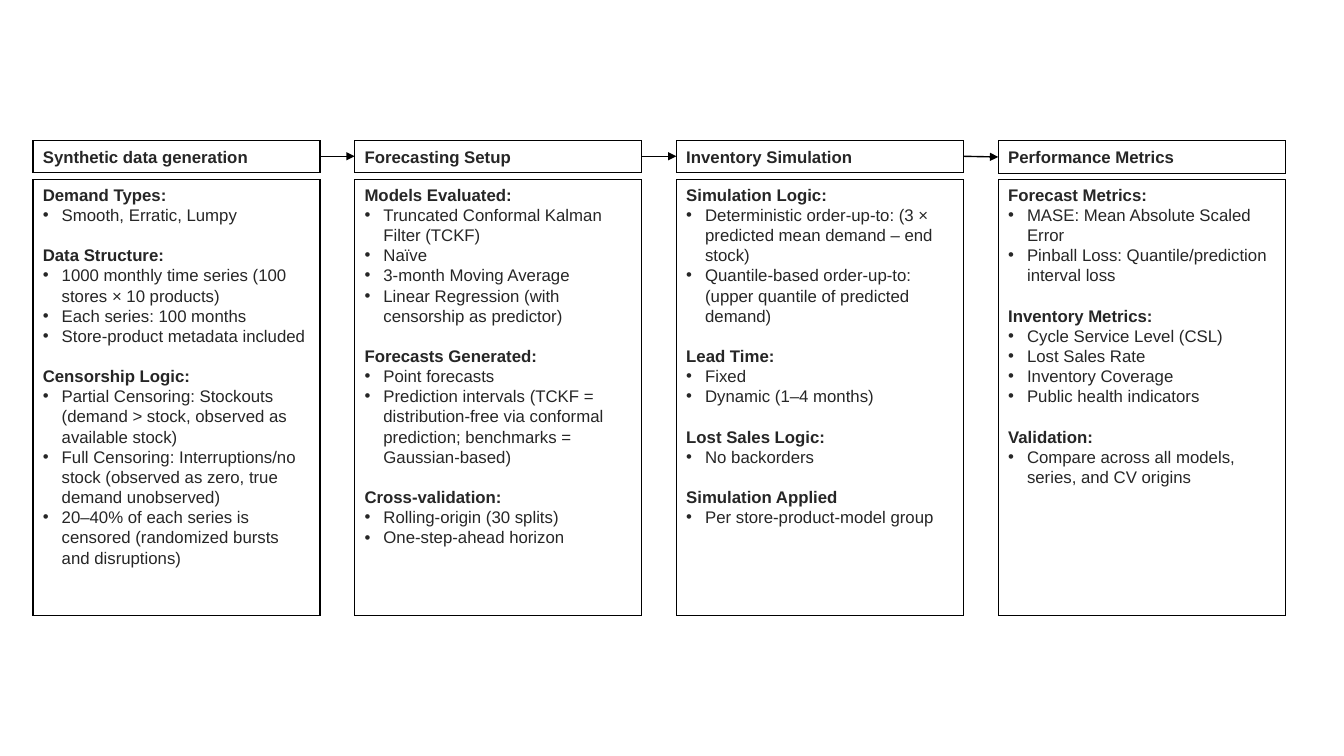
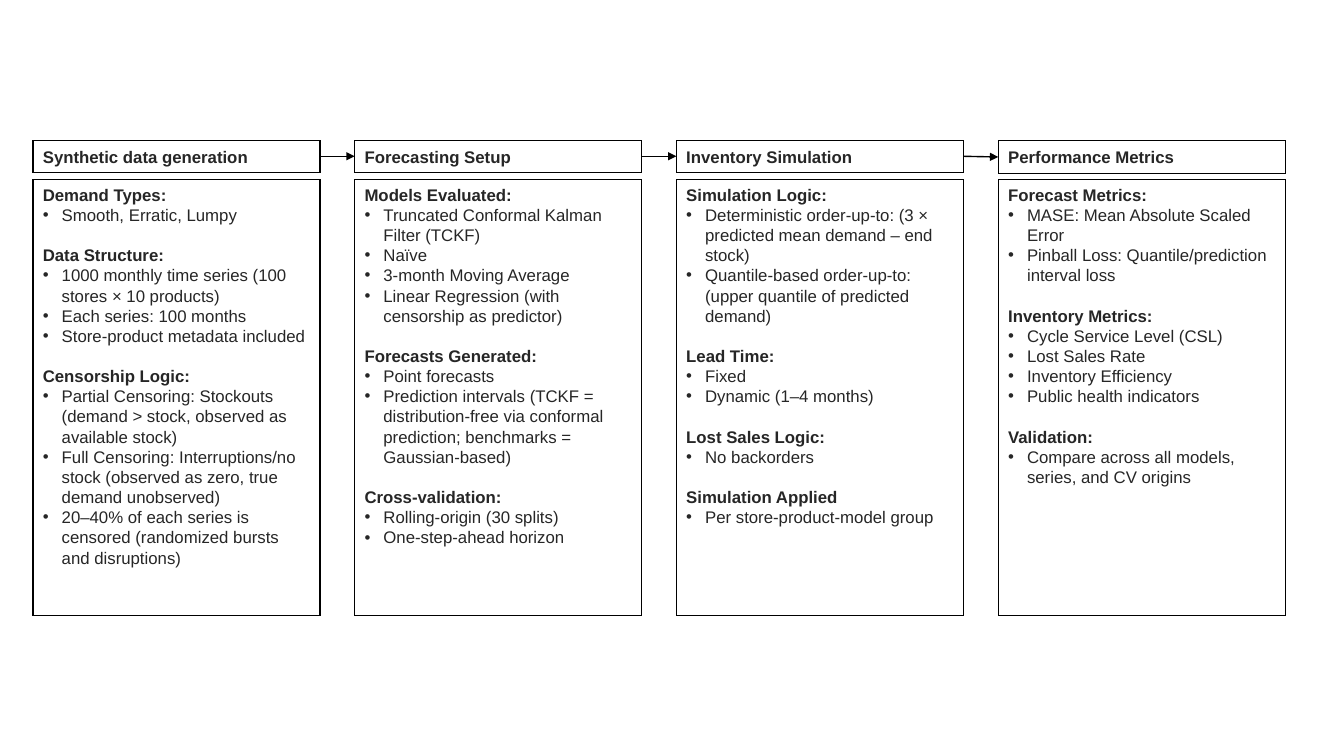
Before and after one commit to chamara7h/chamara7h.github.io, a slide deck: slide 2 of talks/euro_leeds/slides/images/tkf_cp_framework.pptx. Drawn at 1344x756 pixels with LibreOffice and Linux fonts; fonts in the diff are those of the drawing. Boxes give left, top, right and bottom in pixels: in the first picture for what was removed or moved away, otherwise in the second. Text is boxed around its words. In the diff, an @@ line names an element or a change of style, - is before the commit and + after.

Commit message:
euro ppt

```diff
--- a/talks/euro_leeds/slides/images/tkf_cp_framework.pptx
+++ b/talks/euro_leeds/slides/images/tkf_cp_framework.pptx
@@ text in rectangle at box(1027, 370, 1172, 386): text changed @@
-• Inventory Coverage
+• Inventory Efficiency
```
Also in this commit, not shown: 1 other file.
